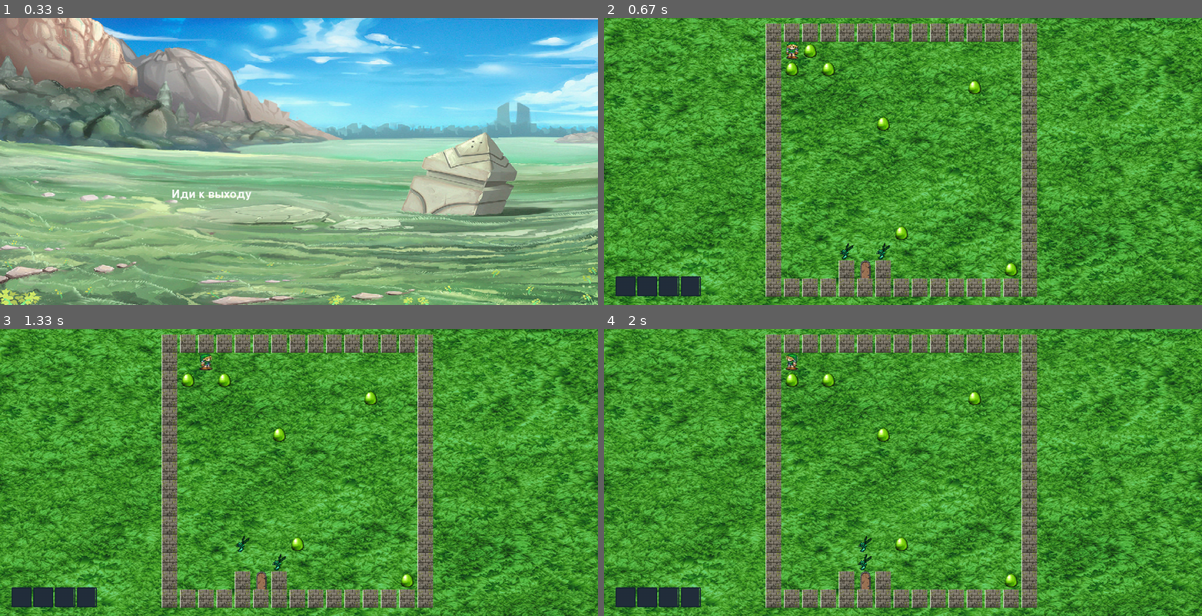
Above: before the commit, frames 1-4 (two rows, left to right).
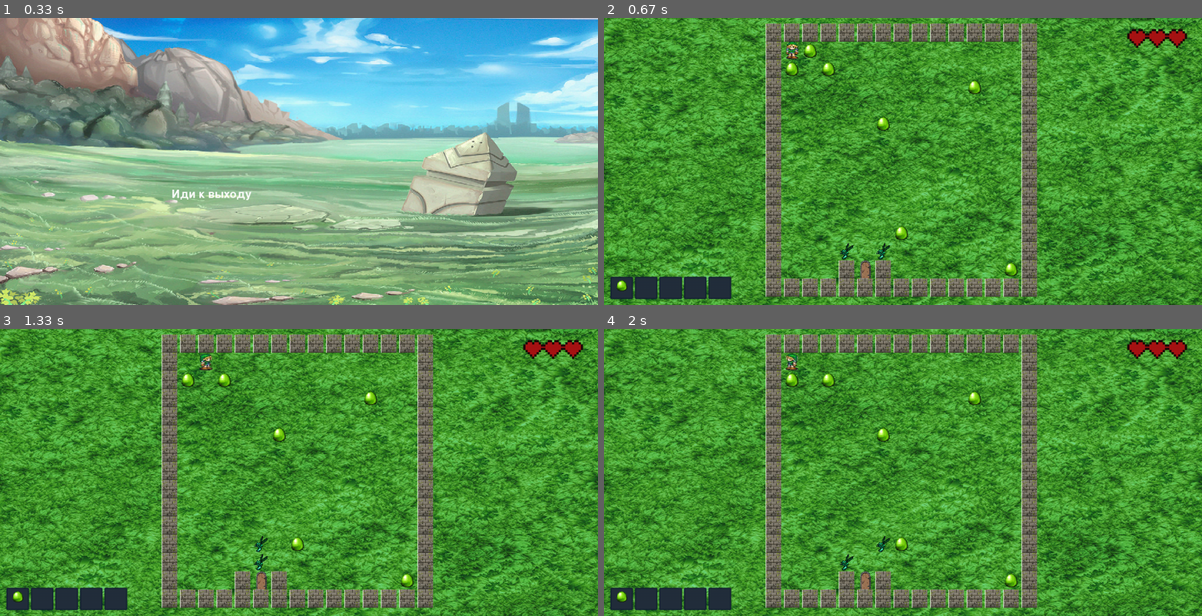
Above: after the commit, the same moments.

Repository: BardinPetr/pygame-game
Game: pygame game, started from main.py
Same seed, same stepped clock (60 frames per second), same inputs: the game is played once before the commit and once after it.
Inputs:
- Up to frame 1 (0.33 s): no input
- Up to frame 2 (0.67 s): hold Right from 0.33 s (still down)
- Up to frame 3 (1.33 s): release Right at 0.8 s; hold Up 0.83-1.13 s; hold Right from 1.17 s (still down)
- Up to frame 4 (2 s): release Right at 1.63 s; hold Left from 1.67 s (still down)

Frame 1 is identical in both runs. In frame 2, 1.3% of the frame differs, in the area x 1-98%, y 3-98%; in frame 3, 1.5%; in frame 4, 1.5%.

Commit message:
Inventory and health

Diff:
--- a/main.py
+++ b/main.py
@@ -2,6 +2,7 @@
 from random import randint
 from json import loads
 import pygame
+import time
 import sys
 import os
 
@@ -21,9 +22,13 @@
 
 # pygame.display.toggle_fullscreen()
 
-inventory = {0: 1}
+inventory = {}
 objects_paths = ['slidan.png']
 
+healhs = {0:3} #Big cludge! used only value
+
+
+millis = lambda: int(round(time.time() * 1000))
 
 def load_image(name, colorkey=None):
     fullname = os.path.join('data', name)
@@ -213,7 +218,7 @@
         for i in self.enemy_coords:
             self.enemys += [Enemy(self.enemy_group, self.cell_size, self.left + self.cell_size * i[1],
                                   self.top + self.cell_size * i[0])]
-            self.intervals += [Interval(0.5, self.enemys[f].get_event, args=[self.wall_group, ])]
+            self.intervals += [Interval(0.4, self.enemys[f].get_event, args=[self.wall_group, ])]
             self.intervals[f].start()
             f += 1
 
@@ -227,6 +232,7 @@
 
         self.isFinished = False  # Is level finished
         self.GO = False
+        self.lastkill = 0
 
     def genrandpos(self):
         x, y = 0, 0
@@ -243,7 +249,11 @@
             self.isFinished = True
         for i in self.enemy_group:
             if i.update(self.player_group) == 1:
-                self.GO = True
+                if (millis() - self.lastkill) > 800:
+                    healhs[0] -= 1
+                    if healhs[0] == 0:
+                        self.GO = True
+                    self.lastkill = millis()
         for e in self.objects:
             if e.update(self.player_group) == 1:
                 self.objects.remove(e)
@@ -408,7 +418,7 @@
 class Inventory(pygame.sprite.Sprite):
     def __init__(self, group, x, y):
         super().__init__(group)
-        self.image = pygame.transform.scale(load_image("inventory.png"), (175, 45))
+        self.image = pygame.transform.scale(load_image("inventory.png"), (222, 46))
         self.rect = self.image.get_rect()
         self.rect.x = x
         self.rect.y = y
@@ -417,6 +427,40 @@
         if pygame.sprite.spritecollideany(self, group):
             return 1
 
+class InventoryItem(pygame.sprite.Sprite):
+    def __init__(self, group, x, y):
+        super().__init__(group)
+        self.x, self.y = x, y
+        self.image = pygame.transform.scale(load_image("tp.png"), (24, 26))
+        self.rect = self.image.get_rect()
+        self.rect.x = self.x
+        self.rect.y = self.y
+
+    def set_id(self, id):
+        self.image = pygame.transform.scale(load_image(objects_paths[id]), (24, 26))
+        self.rect = self.image.get_rect()
+        self.rect.x = self.x
+        self.rect.y = self.y
+
+    def update(self, group):
+        if pygame.sprite.spritecollideany(self, group):
+            return 1
+
+health_paths = ["0.png", "1.png", "2.png", "3.png"]
+class HealthBar(pygame.sprite.Sprite):
+    def __init__(self, group, x, y):
+        super().__init__(group)
+        self.x, self.y = x, y
+        self.image = pygame.transform.scale(load_image(health_paths[healhs[0]]), (54*2, 17*2))
+        self.rect = self.image.get_rect()
+        self.rect.x = self.x
+        self.rect.y = self.y
+
+    def updatestate(self):
+        self.image = pygame.transform.scale(load_image(health_paths[healhs[0]]), (54*2, 17*2))
+        self.rect = self.image.get_rect()
+        self.rect.x = self.x
+        self.rect.y = self.y
 
 image = load_image('Intro.jpg')
 image = pygame.transform.scale(image, d)
@@ -427,8 +471,17 @@
 running = True
 
 inventory_group = pygame.sprite.Group()
-inventory_sp = Inventory(inventory_group, 10, d[1] - 57)
-
+inventory_sp = Inventory(inventory_group, 10, d[1] - 54)
+
+inventoryitems_group = pygame.sprite.Group()
+isprites = []
+x = 20
+for i in range(5):
+    isprites += [InventoryItem(inventoryitems_group, x, d[1] - 48)]
+    x += 44
+
+healths_group = pygame.sprite.Group()
+healths_sp = HealthBar(healths_group, d[0] - 135, 20)
 
 def exit_game():
     for i in board.intervals:
@@ -468,10 +521,20 @@
     if level == maxlevel:
         exit_game()
 
+    idd = 0
+    for i in sorted(list(inventory.keys())):
+        isprites[idd].set_id(i)
+        idd += 1
+
     image = load_image(levels[level]['back'])
     image = pygame.transform.scale(image, d)
     screen.blit(image, (0, 0))
-    #screen.blit(load_image("inventory.png"), (200, 200))
     board.render(screen)
+
     inventory_group.draw(screen)
+    inventoryitems_group.draw(screen)
+
+    healths_group.draw(screen)
+    healths_sp.updatestate()
+
     pygame.display.flip()
Binary file added: data/0.png
Binary file added: data/1.png
Binary file added: data/2.png
Binary file added: data/3.png
Binary file changed: data/inventory.png
Binary file added: data/tp.png
